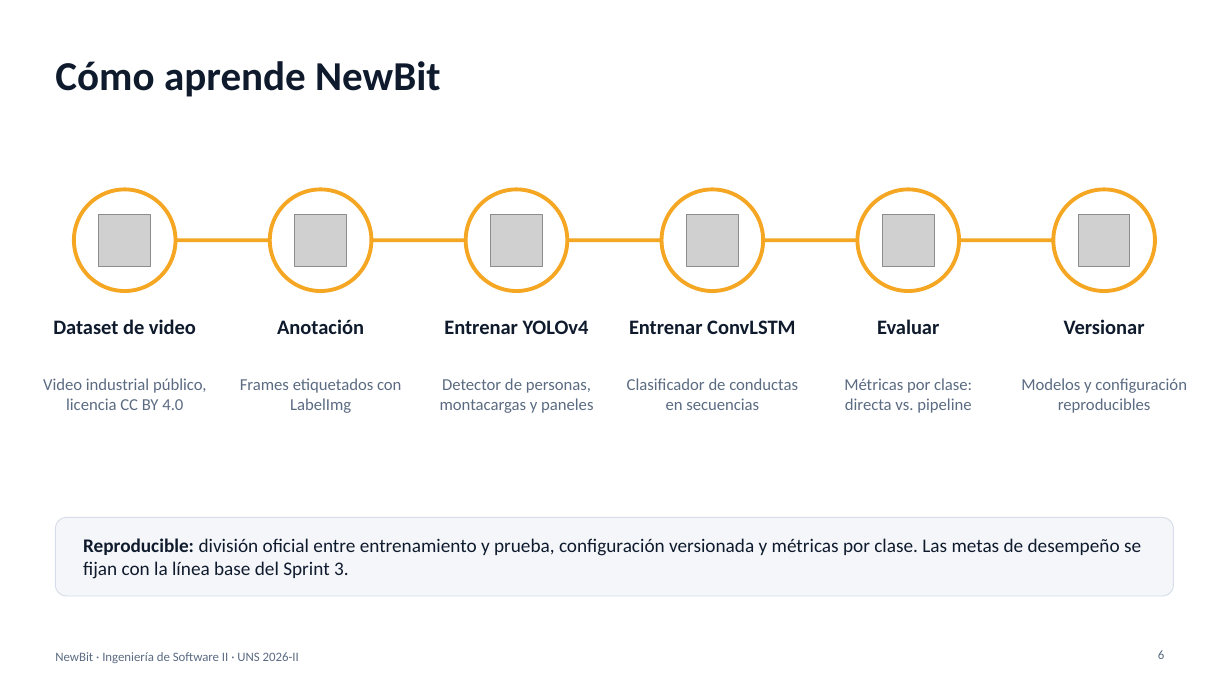
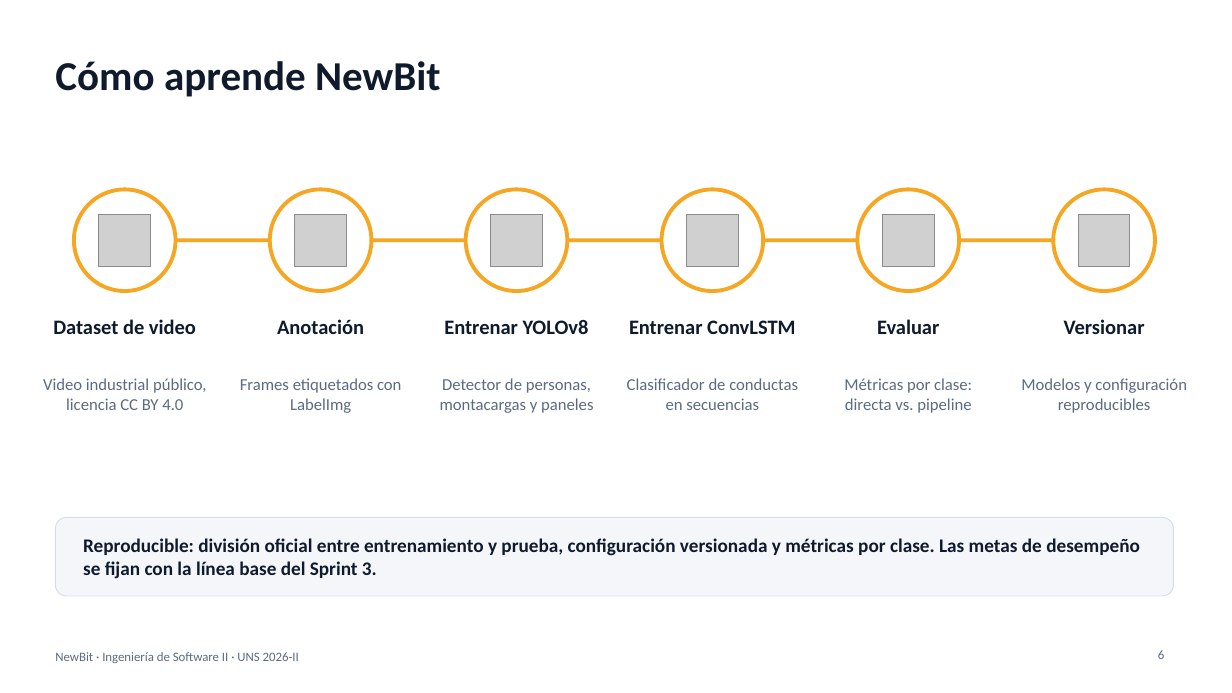
Before and after one commit to devmondoss/NewBit, a slide deck: slide 6 of curso/semana-03-roles-y-prototipos/nuestras-entregas/PPT_Presentacion_NewBit/PPT_Presentacion_NewBit.pptx. Drawn at 1232x693 pixels with LibreOffice and Linux fonts; fonts in the diff are those of the drawing; grey boxes stand for pictures. Boxes give left, top, right and bottom in pixels: in the first picture for what was removed or moved away, otherwise in the second. Text is boxed around its words. In the diff, an @@ line names an element or a change of style, - is before the commit and + after.

```diff
--- a/curso/semana-03-roles-y-prototipos/nuestras-entregas/PPT_Presentacion_NewBit/PPT_Presentacion_NewBit.pptx
+++ b/curso/semana-03-roles-y-prototipos/nuestras-entregas/PPT_Presentacion_NewBit/PPT_Presentacion_NewBit.pptx
@@ text at [444,320,589,334]: text changed @@
-Entrenar YOLOv4
+Entrenar YOLOv8
@@ text "Reproducible: división oficial entre entrenamiento ..." at [83,538,1140,579]: bold on @@
```
Also in this commit, not shown: 7 other slides changed, 7 other files.
